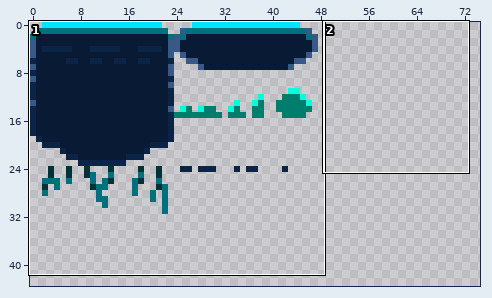
Pixel-art file: external/TileSet.aseprite. Above, an overview of the earlier version with the close-up marked.
Close-up. Before the commit:
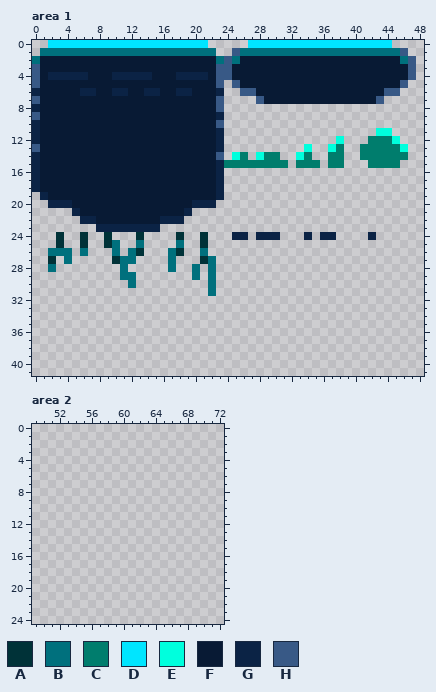
512x512 pixels, 1 frame. Shown: area 1: x 0..48, y 0..41; area 2: x 49..72, y 0..24. The wide view leaves out empty margins.
Palette (. is transparent): A #003238  B #00707d  C #007d6d  D #00e5ff  E #00ffdd  F #081a34  G #0b2345  H #385986
Pixels before, area 1, first column x 0:
 0 ..DDDDDDDDDDDDDDDDDDDD.....DDDDDDDDDDDDDDDDDD...
 1 .BBBBBBBBBBBBBBBBBBBBBB..HBBBBBBBBBBBBBBBBBBBBH.
 2 BFFFFFFFFFFFFFFFFFFFFFFBHBFFFFFFFFFFFFFFFFFFFFBH
 3 HFFFFFFFFFFFFFFFFFFFFFFHHFFFFFFFFFFFFFFFFFFFFFFH
 4 HFGGGGGFFFGGGGGFFFGGGGFHHFFFFFFFFFFFFFFFFFFFFFFH
 5 HFFFFFFFFFFFFFFFFFFFFFFH.HFFFFFFFFFFFFFFFFFFFFH.
 6 GFFFFFGGFFGGFFGGFFGGFFFG..HHFFFFFFFFFFFFFFFFHH..
 7 HFFFFFFFFFFFFFFFFFFFFFFH....HFFFFFFFFFFFFFFH....
 8 GFFFFFFFFFFFFFFFFFFFFFFH........................
 9 HFFFFFFFFFFFFFFFFFFFFFFG........................
10 GFFFFFFFFFFFFFFFFFFFFFFH........................
11 GFFFFFFFFFFFFFFFFFFFFFFG...................EE...
12 GFFFFFFFFFFFFFFFFFFFFFFG..............E...CCCE..
13 HFFFFFFFFFFFFFFFFFFFFFFG..........E..EC..CCCCCE.
14 GFFFFFFFFFFFFFFFFFFFFFFH.EC.ECC..EC..CC..CCCCCC.
15 GFFFFFFFFFFFFFFFFFFFFFFGCCCCCCCC.CCC.CC...CCCC..
16 GFFFFFFFFFFFFFFFFFFFFFFG........................
17 GFFFFFFFFFFFFFFFFFFFFFFG........................
18 GFFFFFFFFFFFFFFFFFFFFFFG........................
19 .GFFFFFFFFFFFFFFFFFFFFFG........................
20 ..GGGFFFFFFFFFFFFFFFGGG.........................
21 .....GFFFFFFFFFFFFFG............................
22 ......GGFFFFFFFFGGG.............................
23 ........GGGGGGGG................................
24 ...A..A..A...A....A..A...GG.GGG...G.GG....G.....
25 ...A..A..AB..B....B..A..........................
26 ..BBB.B...B.BA...BA..B..........................
27 ..A.B.....ABB....B...AB.........................
28 ..B........B.....B..B.B.........................
29 ...........BB.......B.B.........................
30 ............B.........B.........................
31 ......................B.........................
Once edited:
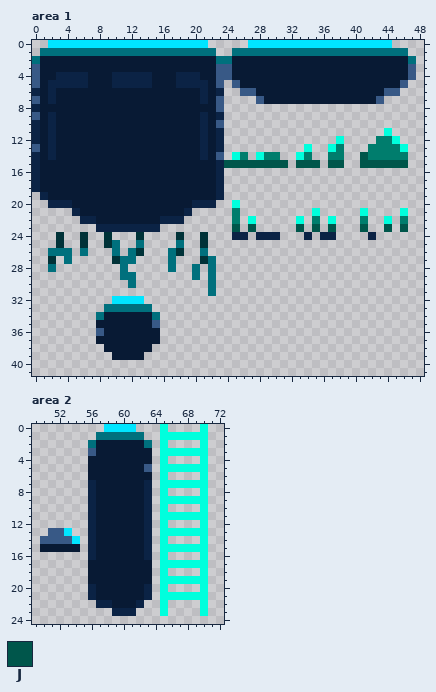
Colours new in this view: J #00564b
From old to new:
Area 1:
There is now colour B in row 33 at x 9 to 14; in row 34 at x 8 and 15.
The edit turns colour H into colour B in row 1 at x 25 and 46; in row 2 at x 24 and 47.
There is now colour C in row 21 at x 25; in row 22 at x 25, 35, 41 and 46.
There is now colour D in row 32 at x 10 to 13.
There is now colour E in row 20 at x 25; in row 21 at x 35, 41 and 46; in row 22 at x 27, 33, 37 and 44.
There is now colour F in row 34 at x 9 to 14; in row 35 at x 8 to 14; in row 36 at x 9 to 15; in row 37 at x 8 to 15; in row 38 at x 9 to 14; in row 39 at x 10 to 13.
The edit turns colour B into colour F in row 2 at x 25 and 46.
The edit turns colour G into colour F in row 4 at x 2 and 21; in row 6 at x 6 to 7, 10 to 11, 14 to 15 and 18 to 19.
The edit turns colour F into colour G in row 5 at x 2 to 6, 10 to 14 and 18 to 21; in rows 6 to 7 at x 2 and 21; in rows 9 to 14 at x 2 and 21.
There is now colour H in row 35 at x 15; in row 36 at x 8.
There is now colour J in row 15 at x 41 and 46; in row 23 at x 25, 27, 33, 35, 37, 41, 44 and 46.
The edit turns colour C into colour J in row 14 at x 41; in row 15 at x 24 to 31, 33 to 35, 37 to 38 and 42 to 45.
Colour C is gone in row 12 at x 42; in row 13 at x 41.
Colour E is gone in row 11 at x 43.
Area 2:
There is now colour B in row 1 at x 57 to 62; in row 2 at x 56 and 63.
There is now colour D in row 0 at x 58 to 61; in row 13 at x 53; in row 14 at x 54.
There is now colour E in row 0 at x 65 and 70; in row 1 at x 65 to 70; in row 2 at x 65 and 70; in row 3 at x 65 to 70; in row 4 at x 65 and 70; in row 5 at x 65 to 70.
There is now colour E in row 6 at x 65 and 70; in row 7 at x 65 to 70; in row 8 at x 65 and 70; in row 9 at x 65 to 70; in row 10 at x 65 and 70; in row 11 at x 65 to 70.
There is now colour E in row 12 at x 65 and 70; in row 13 at x 65 to 70; in row 14 at x 65 and 70; in row 15 at x 65 to 70; in row 16 at x 65 and 70; in row 17 at x 65 to 70.
There is now colour E in row 18 at x 65 and 70; in row 19 at x 65 to 70; in row 20 at x 65 and 70; in row 21 at x 65 to 70; in rows 22 to 23 at x 65 and 70.
There is now colour F in row 2 at x 57 to 62; in row 3 at x 57 to 63; in row 4 at x 56 to 63; in row 5 at x 56 to 62; in row 6 at x 56 to 63; in rows 7 to 14 at x 57 to 62.
There is now colour F in row 15 at x 50 to 54 and 57 to 62; in row 16 at x 57 to 62; in rows 17 to 19 at x 56 to 63; in rows 20 to 21 at x 57 to 62; in row 22 at x 59 to 61.
There is now colour G in rows 7 to 16 at x 56 and 63; in rows 20 to 21 at x 56 and 63; in row 22 at x 57 to 58 and 62; in row 23 at x 59 to 61.
There is now colour H in row 3 at x 56; in row 5 at x 63; in row 13 at x 51 to 52; in row 14 at x 50 to 53.
Where, in picture pixels (left, top, right, bottom), the same in both close-ups:
changed: (48, 48, 416, 232)
added: (96, 296, 160, 360)
added: (40, 424, 208, 616)
